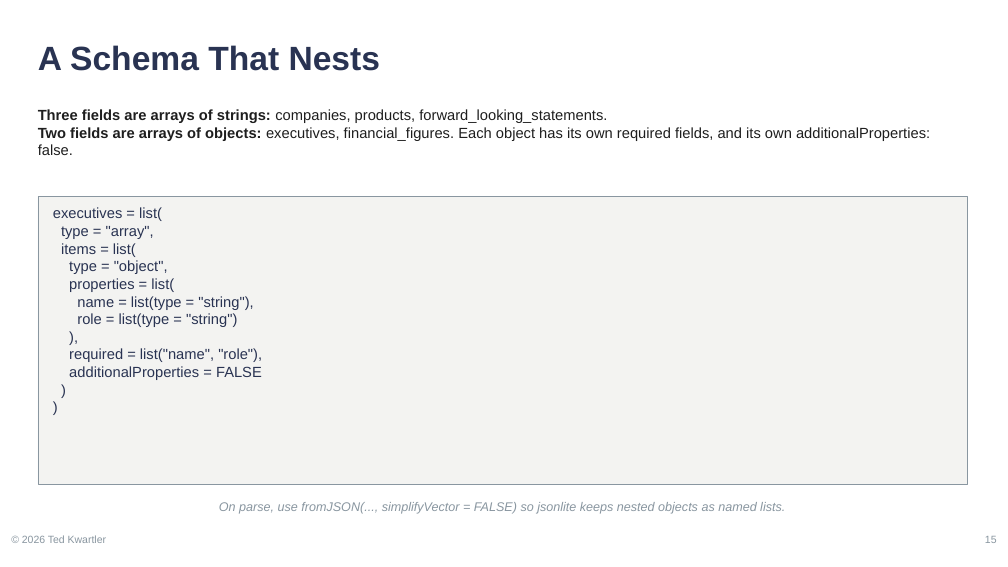
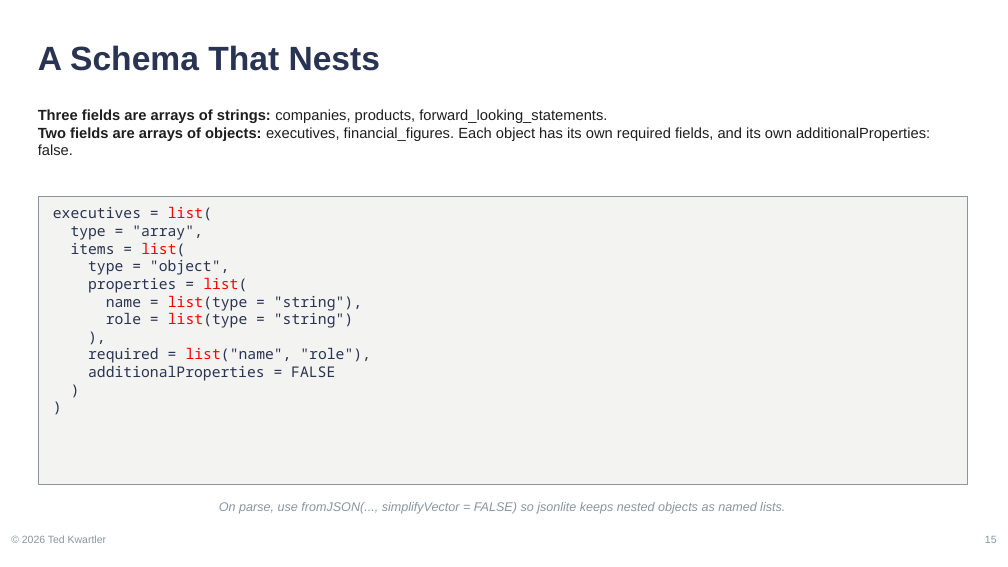
Before and after one commit to kwartler/vienna-genai-finance-course, a slide deck: slide 15 of lessons/day2-finance/B_finance_harvard.pptx. Drawn at 1008x567 pixels with LibreOffice and Linux fonts; fonts in the diff are those of the drawing. Boxes give left, top, right and bottom in pixels: in the first picture for what was removed or moved away, otherwise in the second. Text is boxed around its words. In the diff, an @@ line names an element or a change of style, - is before the commit and + after.

```diff
--- a/lessons/day2-finance/B_finance_harvard.pptx
+++ b/lessons/day2-finance/B_finance_harvard.pptx
@@ text "executives = list(" at (53,206,371,381): font Arial to Noto Sans Mono; text colour #293352 to #FF0000 in "list(", "list(", "list(", "list(type" and 2 more places @@
```
Also in this commit, not shown: 6 other slides changed, 26 other files.
